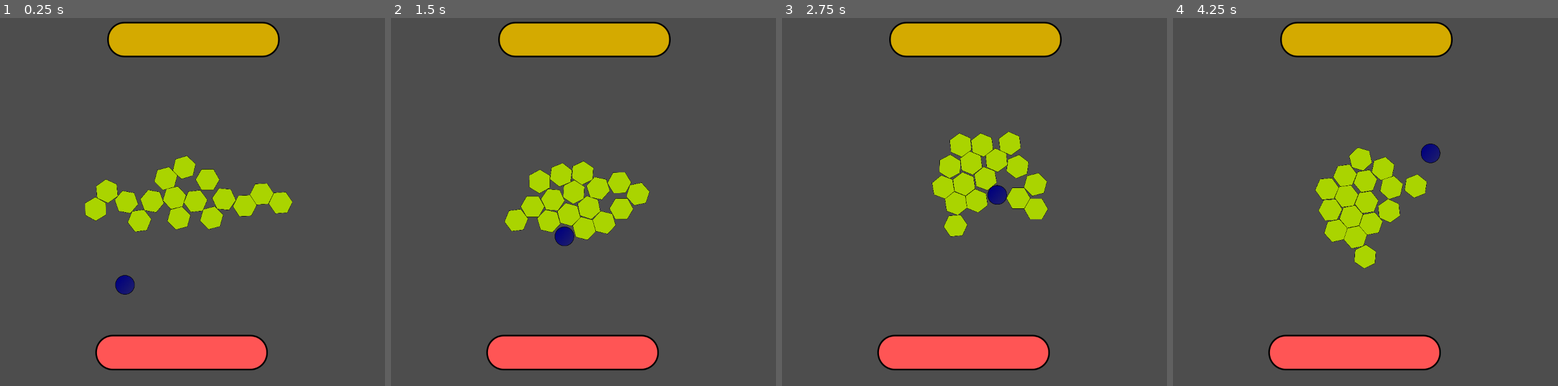
Above: before the commit, frames 1-4 (left to right).
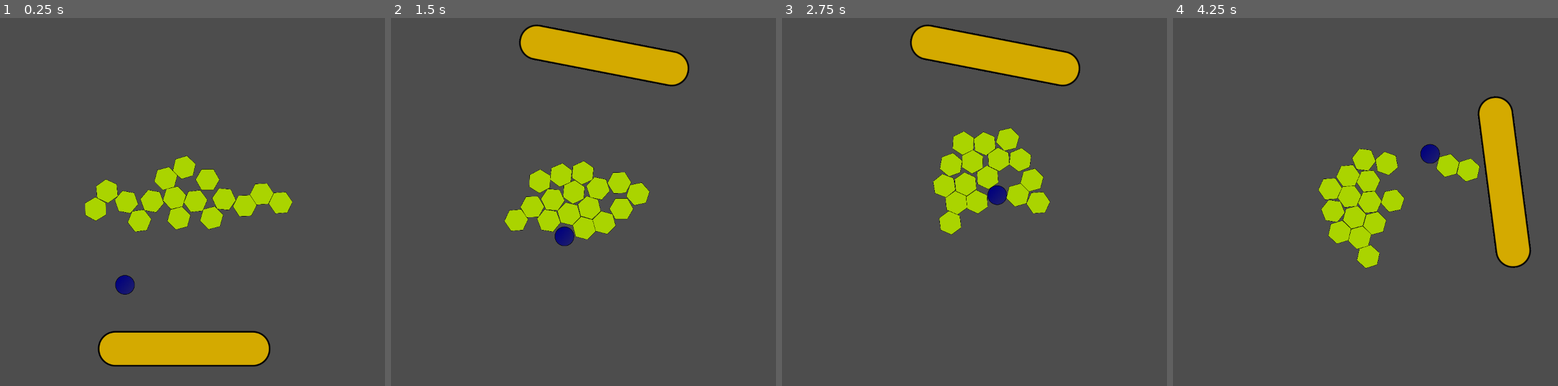
Above: after the commit, the same moments.

Repository: kalsan/rong
Game: Godot game, scene res://Game.tscn
The game is run twice, just before and just after one commit, with the same random seed, the same clock (stepped at 60 frames per second) and the same inputs.
Inputs:
- Up to frame 1 (0.25 s): no input
- Up to frame 2 (1.5 s): hold Right (ui_right) 0.53-1.28 s; hold Left (ui_left) from 1.28 s (still down)
- Up to frame 3 (2.75 s): release Left (ui_left) at 2.03 s; hold Right (ui_right) from 2.03 s (still down)
- Up to frame 4 (4.25 s): release Right (ui_right) at 3.53 s; hold Left (ui_left) from 3.53 s (still down)

The runs differ from the first frame. In frame 1, 8.8% of the frame differs, in the area x 24-73%, y 1-96%; in frame 2, 8.8%; in frame 3, 10%; in frame 4, 15%, in the area x 24-94%, y 1-96%.

Commit message:
Add basic player scene

Diff:
--- a/Game.tscn
+++ b/Game.tscn
@@ -1,18 +1,11 @@
 [gd_scene format=3 uid="uid://c1fii8iymprr0"]
 
-[ext_resource type="Texture2D" uid="uid://cj3avtwcxvg27" path="res://sprites/paddle-yellow.svg" id="1"]
-[ext_resource type="Texture2D" uid="uid://s4ngfwxu8s4p" path="res://sprites/paddle-red.svg" id="2"]
+[ext_resource type="PackedScene" uid="uid://d2vwpbjx8ek5p" path="res://player.tscn" id="2_sb48q"]
 [ext_resource type="Script" uid="uid://dps0tvvyg7kva" path="res://Game.gd" id="3"]
 [ext_resource type="PackedScene" uid="uid://isri6n3ongte" path="res://Tile.tscn" id="4"]
 [ext_resource type="PackedScene" uid="uid://dt6254f4stldn" path="res://Ball.tscn" id="5_t88pq"]
 [ext_resource type="Script" uid="uid://culpn8sowkdl" path="res://ball.gd" id="6_r0x5m"]
-
-[sub_resource type="PhysicsMaterial" id="2"]
-bounce = 0.8
-
-[sub_resource type="CapsuleShape2D" id="1"]
-radius = 41.0
-height = 324.0
+[ext_resource type="Script" uid="uid://7moqg4apr5ai" path="res://player.gd" id="3_t88pq"]
 
 [sub_resource type="PhysicsMaterial" id="3"]
 friction = 0.0
@@ -20,33 +13,9 @@
 [node name="Game" type="Node2D" unique_id=2141739472]
 script = ExtResource("3")
 
-[node name="Player Yellow" type="RigidBody2D" parent="." unique_id=1276337044]
+[node name="Player" parent="." unique_id=443882243 instance=ExtResource("2_sb48q")]
 position = Vector2(22, -381)
-physics_material_override = SubResource("2")
-gravity_scale = 0.0
-
-[node name="CollisionShape2D" type="CollisionShape2D" parent="Player Yellow" unique_id=1134310967]
-position = Vector2(2, 2)
-rotation = 1.5708
-shape = SubResource("1")
-
-[node name="Paddle" type="Sprite2D" parent="Player Yellow" unique_id=969049387]
-position = Vector2(-1, 0)
-texture = ExtResource("1")
-
-[node name="Player Red" type="RigidBody2D" parent="." unique_id=1460967519]
-position = Vector2(-6, 359)
-physics_material_override = SubResource("2")
-gravity_scale = 0.0
-
-[node name="CollisionShape2D" type="CollisionShape2D" parent="Player Red" unique_id=379185627]
-position = Vector2(2, 2)
-rotation = 1.5708
-shape = SubResource("1")
-
-[node name="Paddle" type="Sprite2D" parent="Player Red" unique_id=2134031098]
-position = Vector2(-1, 0)
-texture = ExtResource("2")
+script = ExtResource("3_t88pq")
 
 [node name="Tile" parent="." unique_id=1139083653 instance=ExtResource("4")]
 position = Vector2(-17, -72)
--- /dev/null
+++ b/player.gd
@@ -0,0 +1,40 @@
+extends CharacterBody2D
+
+var angle = 0
+var angular_speed = 0
+var max_angular_speed = 5
+var angular_accelaration = 1
+var angular_speed_decay = 1
+var radius = 350
+
+
+# Called when the node enters the scene tree for the first time.
+func _ready() -> void:
+	pass # Replace with function body.
+
+
+# Called every frame. 'delta' is the elapsed time since the previous frame.
+func _process(delta: float) -> void:
+	var direction = 0
+	if Input.is_action_pressed("ui_left"):
+		if angular_speed > -max_angular_speed:
+			angular_speed -= angular_accelaration
+	if Input.is_action_pressed("ui_right"):
+		if angular_speed < max_angular_speed:
+			angular_speed += angular_accelaration
+
+	# if angular_speed > 0:
+	# 	angular_speed -= angular_speed_decay
+	# elif angular_speed < 0:
+	# 	angular_speed += angular_speed_decay
+
+	angle += angular_speed * delta
+
+	if angle > 2*PI:
+		angle -= 2*PI
+	if angle < 0:
+		angle += 2*PI
+
+	rotation = angle
+	position.y = sin(angle + PI/2) * radius
+	position.x = cos(angle + PI/2) * radius
--- /dev/null
+++ b/player.tscn
@@ -0,0 +1,18 @@
+[gd_scene format=3 uid="uid://d2vwpbjx8ek5p"]
+
+[ext_resource type="Texture2D" uid="uid://cj3avtwcxvg27" path="res://sprites/paddle-yellow.svg" id="1_4flbx"]
+
+[sub_resource type="CapsuleShape2D" id="1"]
+radius = 41.0
+height = 324.0
+
+[node name="Player Yellow" type="CharacterBody2D" unique_id=1738476806]
+
+[node name="CollisionShape2D" type="CollisionShape2D" parent="." unique_id=1592818622]
+position = Vector2(2, 2)
+rotation = 1.5708
+shape = SubResource("1")
+
+[node name="Paddle" type="Sprite2D" parent="." unique_id=1508377013]
+position = Vector2(-1, 0)
+texture = ExtResource("1_4flbx")
Not shown, added: player.gd.uid
